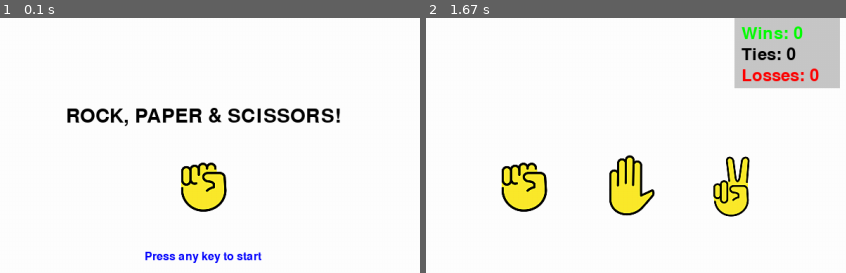
Above: before the commit, frames 1-2 (left to right).
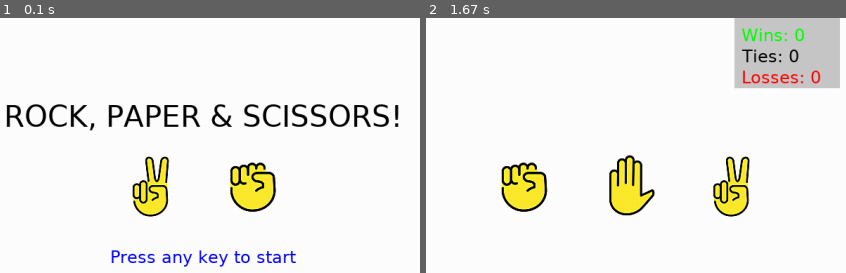
Above: after the commit, the same moments.

Repository: jimiez/pygame_rps
Game: pygame game, started from main.py
Two runs of this game, one before a commit and one after it. Both use one fixed random seed, a clock stepped at 60 frames per second and the inputs below.
Inputs:
- Up to frame 1 (0.1 s): no input
- Up to frame 2 (1.67 s): tap Enter at 0.33 s

The runs differ from the first frame. In frame 1, 11% of the frame differs, in the area x 1-95%, y 33-98%; in frame 2, 1.5%.

Commit message:
Minor modifications. Included exe.

Diff:
--- a/constants.py
+++ b/constants.py
@@ -1,10 +1,16 @@
 # This file contains all the constants used in the game
 
 SIZE_SCREEN = (640, 480)
-FONT_MAIN = None
+FONT_NAME = "Verdana"
+FONT_HUGE = 42
+FONT_LARGE = 36
+FONT_NORMAL = 24
+FONT_SMALL = 16
 COLOR_WHITE = (255, 255, 255)
 COLOR_RED = (255, 0, 0)
 COLOR_GREEN = (0, 255, 0)
 COLOR_BLUE = (0, 0, 255)
 COLOR_BLACK = (0, 0, 0)
 COLOR_GRAY = (200, 200, 200)
+# Techincally not a constant since it won't be initialized until the program is run
+DICT_IMAGES = {}
--- a/gameClasses.py
+++ b/gameClasses.py
@@ -1,6 +1,7 @@
 # Classes pertaining to game operations and logic are contained within this source file
 
 import pygame
+import random
 from uiClasses import *
 from constants import *
 
@@ -140,29 +141,24 @@
     def __init__(self, scoreboard):
         Sequence.__init__(self)
         self.scoreboard = scoreboard
-        self.mainfont = pygame.font.Font(FONT_MAIN, 42)
+        self.mainfont = pygame.font.SysFont(FONT_NAME, FONT_HUGE)
         self.maintext = self.mainfont.render("ROCK, PAPER & SCISSORS!", 1, COLOR_BLACK)
         self.maintext_rect = self.maintext.get_rect()
         self.maintext_rect.center = (SIZE_SCREEN[0] / 2, SIZE_SCREEN[1] / 2 - 100)
 
-        self.subfont = pygame.font.Font(FONT_MAIN, 24)
+        self.subfont = pygame.font.SysFont(FONT_NAME, FONT_NORMAL)
         self.subtext = self.subfont.render("Press any key to start", 1, COLOR_BLUE)
         self.subtext_rect = self.subtext.get_rect()
         self.subtext_rect.center = (SIZE_SCREEN[0] / 2, SIZE_SCREEN[1] / 2 + 100)
 
-        # Create a timer for changing the image
-        self.newimage = pygame.USEREVENT
-        pygame.time.set_timer(self.newimage, 1000)
-
-        files = ["rock", "paper", "scissors"]
-        self.images = []
-
-        for i in files:
-            img = loadImage(i)
-            self.images.append(img)
-
-        self.time_elapsed = 0
-        self.imgcounter = 0
+        # Create a timer for changing the images every quarter of a second
+        self.changeimage = pygame.USEREVENT
+        pygame.time.set_timer(self.changeimage, 750)
+        self.newimages = False
+
+        # Load up two random images
+        self.leftimage = random.choice(list(DICT_IMAGES.values()))
+        self.rightimage = random.choice(list(DICT_IMAGES.values()))
 
     def input(self, events, keys):
         # See if any key is pressed start the actual game
@@ -170,20 +166,35 @@
             self.nextSequence(SequenceSelection(self.scoreboard))
 
         for e in events:
-            if e.type == self.newimage:
-                self.imgcounter += 1
-
-    def update(self):
-        if self.imgcounter > 2:
-            self.imgcounter = 0
+            if e.type == self.changeimage:
+                self.newimages = True
+
+    def update(self):
+        if self.newimages:
+            leftoldimage = self.leftimage
+            rightoldimage = self.rightimage
+
+            # Make sure that the same images aren't repeated.
+            while self.leftimage == leftoldimage:
+                self.leftimage = random.choice(list(DICT_IMAGES.values()))
+
+            while self.rightimage == rightoldimage:
+                self.rightimage = random.choice(list(DICT_IMAGES.values()))
+
+            self.newimages = False
 
     def render(self, screen):
         screen.fill(COLOR_WHITE)
         screen.blit(self.maintext, self.maintext_rect)
         screen.blit(self.subtext, self.subtext_rect)
-        img_rect = self.images[self.imgcounter].get_rect()
-        img_rect.center = (SIZE_SCREEN[0] / 2, SIZE_SCREEN[1] / 2)
-        screen.blit(self.images[self.imgcounter], img_rect)
+
+        leftimg_rect = self.leftimage.get_rect()
+        leftimg_rect.center = (SIZE_SCREEN[0] / 2 - 70, SIZE_SCREEN[1] / 2)
+        screen.blit(self.leftimage, leftimg_rect)
+
+        rightimg_rect = self.rightimage.get_rect()
+        rightimg_rect.center = (SIZE_SCREEN[0] / 2 + 70, SIZE_SCREEN[1] / 2)
+        screen.blit(self.rightimage, rightimg_rect)
 
 class SequenceSelection(Sequence):
     """
@@ -205,7 +216,7 @@
 
         # Initialize and load the game selections (i.e. rock, paper, scissors).
         for i in range(0, 3):
-            self.selections.append(Selection(images[i], (offsets[i], 0)))
+            self.selections.append(Selection(images[i], DICT_IMAGES[images[i]], (offsets[i], 0)))
 
         # Init rest
         self.scoreboard = scoreboard
--- a/main.py
+++ b/main.py
@@ -6,20 +6,49 @@
 
 # Main loop of the game and initialization are contained within this file.
 
-import sys, pygame
+import sys, os, pygame
 from uiClasses import *
 from gameClasses import *
 from constants import *
 
+def resource_path(relative):
+    """
+    This function ensures that relative paths work when the game is frozen to .exe
 
-# initialize the game
-pygame.init()
-# Have to initialize a dummy screen here in order to get everything else initialized
-pygame.display.set_mode((0,0))
-pygame.display.set_caption('Rock, Paper & Scissors!')
-clock = pygame.time.Clock()
-gamelogic = GameLogic()
-scoreboard = Scoreboard(gamelogic)
+    Parameters:
+
+        - relative - str, relative path to file
+
+    Returns: correctly formatted path depending on run location
+    """
+    if hasattr(sys, "_MEIPASS"):
+        return os.path.join(sys._MEIPASS, relative)
+    else:
+        return os.path.join(relative)
+
+def loadImage(name):
+    """
+    Function for loading images
+
+    Parameters:
+
+        - name - str, Filename to be loaded (without file extension)
+
+    Returns: a correctly formatted pygame.Surface containing the image
+    """
+
+    try:
+        filename = "media\\" + name + ".png"
+        filedir = resource_path(filename)
+        image = pygame.image.load(filedir)
+    except FileNotFoundError:
+        print("Could not locate necessary image file {}.png".format(name))
+
+    colorkey = image.get_at((0, 0))
+    image.set_colorkey(colorkey, pygame.RLEACCEL)
+    image = image.convert()
+
+    return image
 
 def run_game(size, fps, sequence):
     """
@@ -57,6 +86,24 @@
         pygame.display.update()
         clock.tick(fps)
 
+
+# initialize the game
+pygame.init()
+# Have to initialize a dummy screen here in order to get everything else initialized
+pygame.display.set_mode((0,0))
+pygame.display.set_caption('Rock, Paper & Scissors!')
+clock = pygame.time.Clock()
+gamelogic = GameLogic()
+scoreboard = Scoreboard(gamelogic)
+
+# Load up all the images used across the different classes into a dictionary
+
+files = ["rock", "paper", "scissors"]
+
+for i in files:
+    img = loadImage(i)
+    DICT_IMAGES[i] = img
+
 # Call the main loop
 run_game(SIZE_SCREEN, 10, SequenceStart(scoreboard))
 
--- a/uiClasses.py
+++ b/uiClasses.py
@@ -1,33 +1,7 @@
 # Classes pertaining to graphical elements of the game are contained within this source file
 
-import random
 import pygame
-import os
 from constants import *
-
-def loadImage(name):
-    """
-    Function for loading images
-
-    Parameters:
-
-        - name - str, Filename to be loaded (without file extension)
-
-    Returns: a correctly formatted pygame.Surface
-    """
-
-    try:
-        path = os.getcwd() + "\\media\\"
-        filename = path + name + ".png"
-        image = pygame.image.load(filename)
-    except FileNotFoundError:
-        print("Could not locate necessary image file {}.png".format(name))
-
-    colorkey = image.get_at((0, 0))
-    image.set_colorkey(colorkey, pygame.RLEACCEL)
-    image = image.convert()
-
-    return image
 
 class Selection:
     """
@@ -39,10 +13,10 @@
 
         - pos - tuple, Position of the element on the screen as an offset from the middle
     """
-    def __init__(self, image, pos):
-        self.image = loadImage(image)
-        self.imageOrig = self.image
-        self.name = image
+    def __init__(self, name, image, pos):
+        self.image = pygame.Surface.copy(image)
+        self.imageOrig = pygame.Surface.copy(image)
+        self.name = name
         self.rect = self.image.get_rect()
         self.rect.center = (SIZE_SCREEN[0] / 2 + pos[0], SIZE_SCREEN[1] / 2 + pos[1])
         self.rectOrig = self.rect
@@ -62,11 +36,13 @@
 
         if self.rect.collidepoint(pos) and not self.highlighted:
             pygame.draw.rect(self.image, COLOR_RED, pygame.Rect(0,0, 90, 90), 3)
-        elif self.rect.collidepoint(pos):
+            self.highlighted = True
+        elif self.highlighted and not self.rect.collidepoint(pos):
+            self.image = pygame.Surface.copy(self.imageOrig)
+            self.highlighted = False
+        else:
             pass
-        else:
-            self.image = loadImage(self.name)
-            self.highlighted = False
+
 
 class Scoreboard:
     """
@@ -83,7 +59,7 @@
     def __init__(self, gamelogic):
         self.gamelogic = gamelogic
         self.scorebackground = pygame.Surface((150, 100))
-        self.font = pygame.font.SysFont(FONT_MAIN, 36)
+        self.font = pygame.font.SysFont(FONT_NAME, FONT_NORMAL)
         self.rect = self.scorebackground.get_rect()
 
     def update(self, screen):
@@ -120,7 +96,7 @@
         self.rect = self.button.get_rect()
         self.rect.center = (SIZE_SCREEN[0] / 2 + pos[0], SIZE_SCREEN[1] / 2 + pos[1])
 
-        font = pygame.font.Font(FONT_MAIN, 36)
+        font = pygame.font.SysFont(FONT_NAME, FONT_SMALL)
         text = font.render(text, 1, COLOR_BLACK)
         text_rect = text.get_rect()
         text_rect.center = (size[0] / 2, size[1] / 2)
@@ -154,7 +130,7 @@
         self.result = result
 
         # Loading the images of previous round's actions
-        pimage = loadImage(playerchoice)
+        pimage = DICT_IMAGES[playerchoice]
 
         # Rotate and flip the image of player's choice before moving into place relative to the middle of the screen
         self.playerchoice = pygame.transform.rotate(pimage, 90)
@@ -163,13 +139,13 @@
         self.playerchoice_rect.center = (SIZE_SCREEN[0] / 2 - 150, SIZE_SCREEN[1] / 2)
 
         # Do the above for the computer
-        cimage = loadImage(computerchoice)
+        cimage = DICT_IMAGES[computerchoice]
         self.computerchoice = pygame.transform.rotate(cimage, 90)
         self.computerchoice_rect = self.computerchoice.get_rect()
         self.computerchoice_rect.center = (SIZE_SCREEN[0] / 2 + 150, SIZE_SCREEN[1] / 2)
 
         # Some text placement
-        self.font = pygame.font.SysFont(FONT_MAIN, 36)
+        self.font = pygame.font.SysFont(FONT_NAME, FONT_NORMAL)
         self.ptext = self.font.render("You chose", 1, COLOR_BLACK)
         self.ptext_rect = self.ptext.get_rect()
         self.ptext_rect.center = (SIZE_SCREEN[0] / 2 - 150, SIZE_SCREEN[1] / 2 - 50)
Not shown, added: dist/RPS.exe
